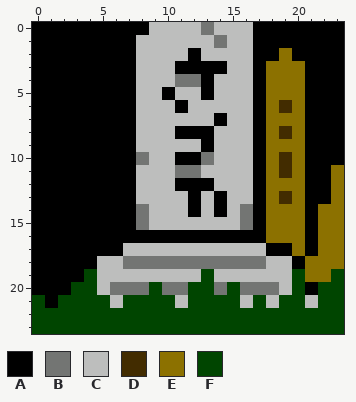
Edited in one commit: pixel-art sprite (gamemelon/debug/images/grave/cell_01.png). Above, as it was before the edit.
The file is 24x24 pixels.
Palette (. is transparent): A #000000  B #737573  C #bdbebd  D #422c00  E #8c7100  F #004500
Pixels before, first column x 0:
 0 AAAAAAAAACCCCBCCCAAAAAAA
 1 AAAAAAAACCCCCCBCCAAAAAAA
 2 AAAAAAAACCCCACCCCAAEAAAA
 3 AAAAAAAACCCAAAACCAEEEAAA
 4 AAAAAAAACCCBBACCCAEEEAAA
 5 AAAAAAAACCACCACCCAEEEAAA
 6 AAAAAAAACCCACCCCCAEDEAAA
 7 AAAAAAAACCCCCCACCAEEEAAA
 8 AAAAAAAACCCAAACCCAEDEAAA
 9 AAAAAAAACCCCCACCCAEEEAAA
10 AAAAAAAABCCAABCCCAEDEAAA
11 AAAAAAAACCCBBCCCCAEDEAAE
12 AAAAAAAACCCAAACCCAEEEAAE
13 AAAAAAAACCCCACACCAEDEAAE
14 AAAAAAAABCCCACACBAEEEAEE
15 AAAAAAAABCCCCCCCBAEEEAEE
16 AAAAAAAAAAAAAAAAAAEEEAEE
17 AAAAAAACCCCCCCCCCCAAEAEE
18 AAAAACCBBBBBBBBBBBCCAEEE
19 AAAAFCCCCCCCCFCCCCCCFEEF
20 AAAFFCBBBFBBFFBFBBBCFAFF
21 FAFFFFCFFFFCFFFFCFCFFCFF
22 FFFFFFFFFFFFFFFFFFFFFFFF
23 FFFFFFFFFFFFFFFFFFFFFFFF
After the commit:
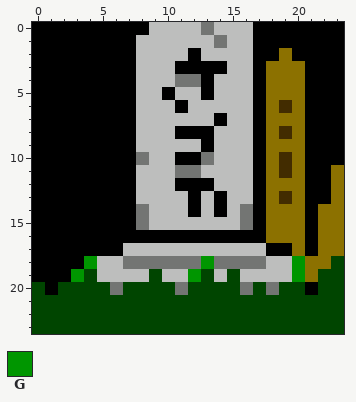
Colours new in this view: G #009600
Difference:
Changed rows in their new state; - is an unchanged pixel.
first column x 0:
18 ----G--------G------G--F
19 ---G-----F--G--F----G-F-
20 F-F--F-FF-F---F--F-F----
21 -F----F----F----F-F--F--
